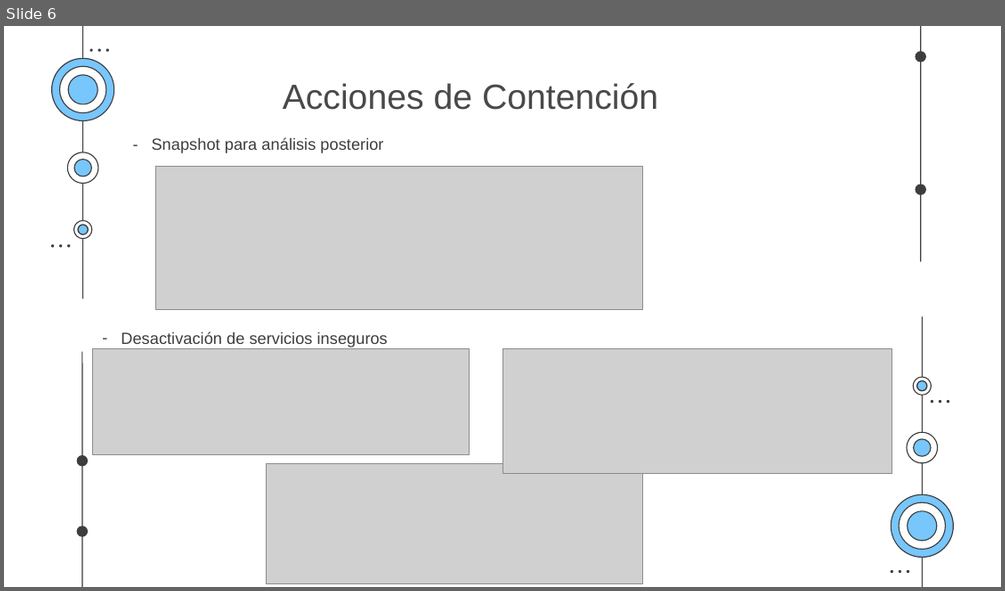
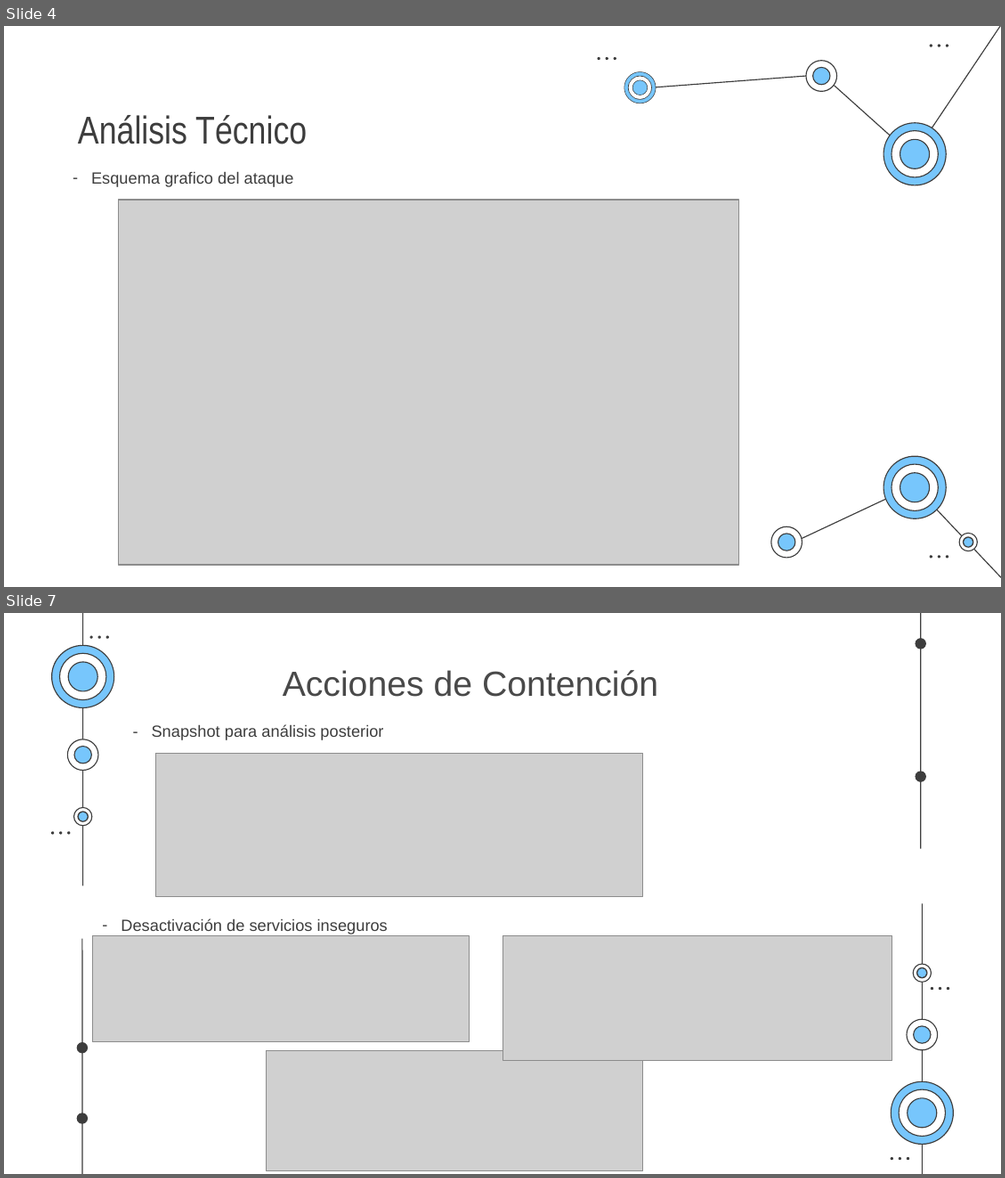
Before and after one commit to bl4cklothbrot/4ggets, a slide deck: Proyecto Final – Análisis Forense en Máquina Debian.pptx. Shown one above the other, each under a label of ours: slide 6 before the commit, slides 4 and 7 after it; the slides between them are not shown. The pictures are 1005x591 and 1005x1178 pixels, drawn with LibreOffice and Linux fonts; fonts in the diff are those of the drawing; grey boxes stand for pictures. Boxes give left, top, right and bottom in pixels: in the first picture for what was removed or moved away, otherwise in the second. Text is boxed around its words. In the diff, an @@ line names an element or a change of style, - is before the commit and + after.

```diff
--- a/Proyecto Final – Análisis Forense en Máquina Debian.pptx
+++ b/Proyecto Final – Análisis Forense en Máquina Debian.pptx
@@ slide 4 added at (x1=4, y1=26, x2=1001, y2=587), background #FFFFFF @@
@@ line added from (1001, 26) to (914, 154), #3D3D3D 0.75 pt @@
@@ ellipse added at (x1=929, y1=44, x2=932, y2=47), fill #3D3D3D @@
@@ ellipse added at (x1=937, y1=44, x2=940, y2=47), fill #3D3D3D @@
@@ ellipse added at (x1=946, y1=44, x2=949, y2=47), fill #3D3D3D @@
@@ ellipse added at (x1=597, y1=57, x2=600, y2=60), fill #3D3D3D @@
@@ ellipse added at (x1=605, y1=57, x2=608, y2=60), fill #3D3D3D @@
@@ ellipse added at (x1=613, y1=57, x2=616, y2=60), fill #3D3D3D @@
@@ freeform shape added at (x1=624, y1=72, x2=655, y2=103), fill #77C6FC @@
@@ freeform shape added at (x1=624, y1=72, x2=655, y2=103), fill #3D3D3D @@
@@ freeform shape added at (x1=628, y1=76, x2=652, y2=100), fill #FFFFFF @@
@@ freeform shape added at (x1=628, y1=76, x2=652, y2=100), fill #3D3D3D @@
@@ line added from (821, 75) to (639, 89), #3D3D3D 0.75 pt @@
@@ group added at (x1=805, y1=60, x2=837, y2=92): 4 freeform shapes @@
@@ line added from (913, 157) to (823, 76), #3D3D3D 0.75 pt @@
@@ freeform shape added at (x1=632, y1=79, x2=647, y2=95), fill #77C6FC @@
@@ freeform shape added at (x1=632, y1=79, x2=647, y2=95), fill #3D3D3D @@
@@ title added at (x1=78, y1=115, x2=307, y2=144), 28 pt, text #3D3D3D @@
+Análisis Técnico
@@ group added at (x1=883, y1=123, x2=947, y2=186): 6 freeform shapes @@
@@ text added at (x1=91, y1=172, x2=294, y2=187), 11.7 pt, text #3D3D3D @@
+– Esquema grafico del ataque
@@ picture added at (x1=118, y1=200, x2=738, y2=564) @@
@@ group added at (x1=883, y1=456, x2=947, y2=519): 6 freeform shapes @@
@@ line added from (914, 485) to (788, 544), #3D3D3D 0.75 pt @@
@@ line added from (1001, 577) to (914, 486), #3D3D3D 0.75 pt @@
@@ group added at (x1=770, y1=526, x2=802, y2=558): 4 freeform shapes @@
@@ ellipse added at (x1=929, y1=556, x2=932, y2=558), fill #3D3D3D @@
@@ ellipse added at (x1=937, y1=556, x2=940, y2=558), fill #3D3D3D @@
@@ ellipse added at (x1=946, y1=556, x2=949, y2=558), fill #3D3D3D @@
@@ group added at (x1=959, y1=532, x2=978, y2=551): 4 freeform shapes @@
@@ what was slide 6 is now slide 7 @@
```
Also in this commit, not shown: 6 slides changed.
